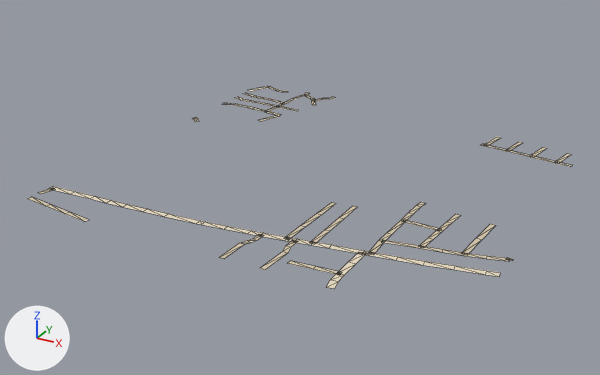
One commit to the glTF model public/assets/bengaluru-region-v1/tiles/t39_-5-l1.glb: the scene before it, then after it.
Before and after are seen from a 50 mm camera at (20160.0, -3072.0, 378.0) aimed at (19722.0, -2276.0, -20.0). Every picture has the same lights, and +X, +Y and +Z are marked at lower left. The first picture is the older version. Mesh edges are drawn as thin lines.

Names of what the first picture shows: 'ground'.
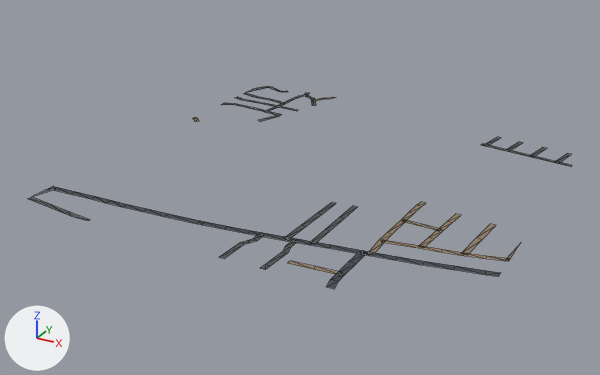
The change, as a list of edits to the scene's bpy script:
```text
Change me_ground:
    used by ob_ground; location = (19500.0, -2500.0, 0.0)
    verts and faces of me_ground; kept vertices keep their numbers, new ones are numbered from 298
    before: 50 (372.0, -1.0, 1.0) at pixel (326, 287), 51 (380.0, 1.0, 1.0) at pixel (334, 288)
    before: 62 (308.0, 50.0, 1.0) at pixel (290, 247), 64 (311.0, 38.0, 1.0) at pixel (287, 253), 65 (305.0, 38.0, 1.0) at pixel (282, 251), 66 (309.0, 0.0, 1.0) at pixel (265, 269), 67 (303.0, 0.0, 1.0) at pixel (259, 268)
    remove me_ground.from_pydata(...)  # 298 vertices, 240 faces; spans x -4.0..503.0, y -3.0..503.0, z 1.0
    add me_ground.from_pydata(...)  # 303 vertices, 245 faces; spans x 0.0..500.0, y 0.0..500.0, z 1.0
    me_ground part 1
    9 vertices are removed from x -1.0..19.0, y 318.0..503.0, z 1.0
    13 faces are deleted
    3 vertices in x 1.0, y 324.0..455.0, z 1.0 move by (-1.0, -6.0, 0.0)
    9 vertices move from x -4.0..132.0, y 387.0..502.0, z 1.0 to x 0.0..132.0, y 387.0..500.0, z 1.0
    10 vertices are added at x 0.0..22.0, y 324.0..500.0, z 1.0
    14 new faces join them
    me_ground part 2
    add verts[50] = (372.0, 0.0, 1.0)  # moved, pixel (326, 286)
    add verts[51] = (380.0, 0.0, 1.0)  # moved, pixel (334, 289)
    me_ground part 3
    add delete_vertices([64])  # with the faces that use them
    add verts[303] = (311.0, 39.0, 1.0)  # pixel (288, 252)
    add verts[304] = (303.0, 9.0, 1.0)  # pixel (265, 264)
    add verts[305] = (309.0, 9.0, 1.0)  # pixel (270, 265)
    add faces += [(62, 65, 303), (65, 304, 303), (303, 304, 305), (66, 305, 304), (66, 304, 67)]
    me_ground part 4
    4 vertices are removed from x 497.0..503.0, y 99.0..131.0, z 1.0
    6 faces are deleted
    2 vertices move from x 501.0..503.0, y 91.0..130.0, z 1.0 to x 499.0..500.0, y 99.0..158.0, z 1.0
    5 vertices are added at (500.0, 125.0, 1.0), (500.0, 127.0, 1.0), (500.0, 158.0, 1.0), (500.0, 169.0, 1.0), (500.0, 91.0, 1.0)
    7 new faces join them
    me_ground part 5
    3 vertices are removed from x 31.0..95.0, y 3.0..12.0, z 1.0
    5 faces are deleted
    4 vertices move from x -3.0..94.0, y -3.0..29.0, z 1.0 to x 0.0..96.0, y 0.0..39.0, z 1.0
    4 vertices are added at (96.0, 0.0, 1.0), (62.0, 1.0, 1.0), (30.0, 12.0, 1.0), (29.0, 6.0, 1.0)
    6 new faces join them
    me_ground part 6: 213 kept faces spanning x 0.0..500.0, y 0.0..500.0, z 1.0 get new vertex colours; the middle colour goes from beige #d7c9ae to dark grey #535556
```

Boxes (x1, y1, x2, y2) around the edits, measured in the pictures (600 x 375 px; the box of a moved part takes in the faces that stretch with it):
'ground', reshaped
    before: (28, 86, 573, 289)
    after: (28, 86, 572, 289)
part 1 of me_ground, moved or reshaped
    before: (192, 86, 335, 119)
    after: (193, 86, 335, 119)
part 2 of me_ground, moved or reshaped
    both: (327, 280, 338, 289)
part 3 of me_ground, reshaped
    both: (260, 248, 290, 270)
part 4 of me_ground, moved or reshaped
    before: (485, 256, 513, 277)
    after: (485, 244, 520, 277)
part 5 of me_ground, moved or reshaped
    before: (28, 188, 89, 222)
    after: (28, 188, 89, 221)
part 6 of me_ground, recoloured
    both: (40, 89, 572, 289)
